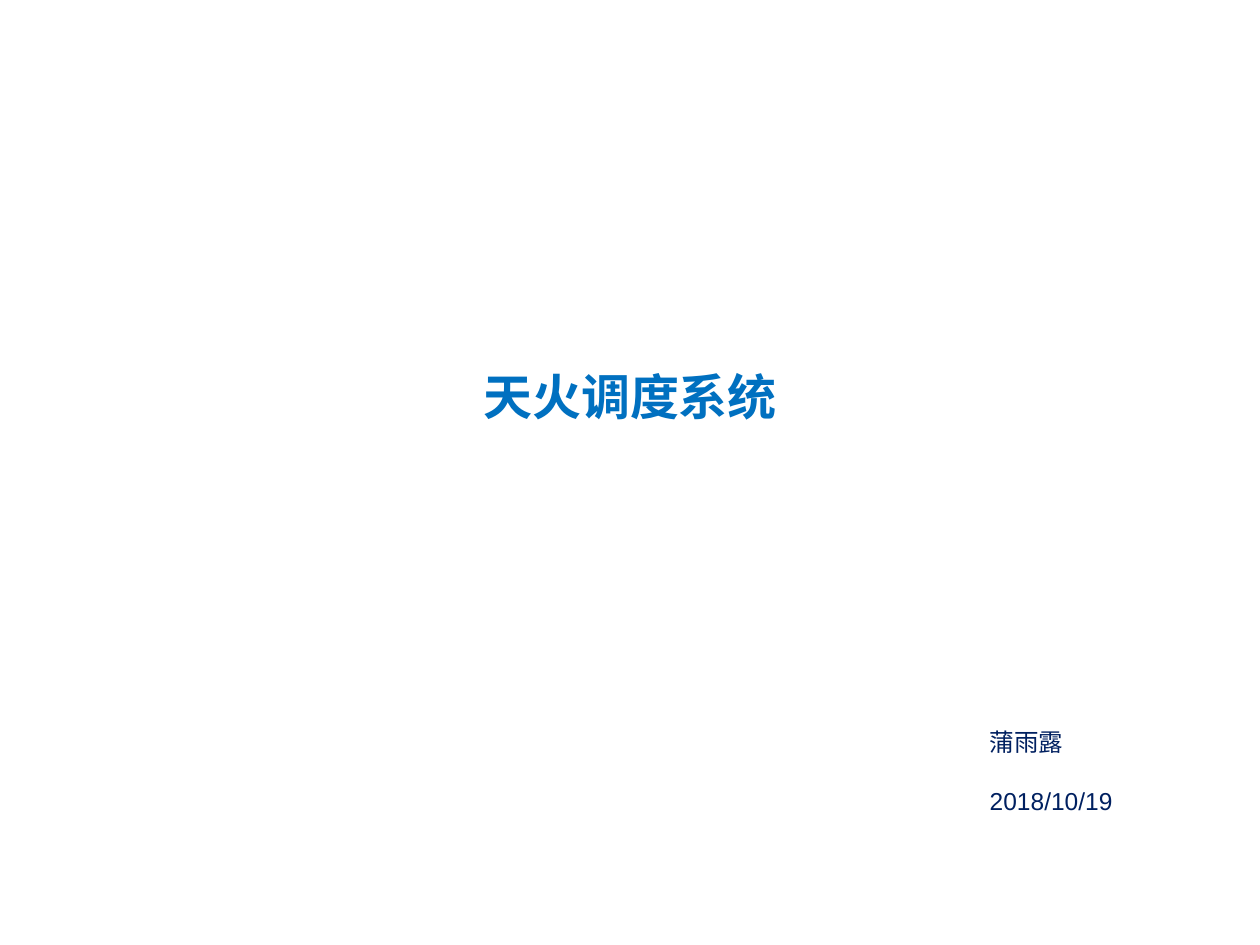
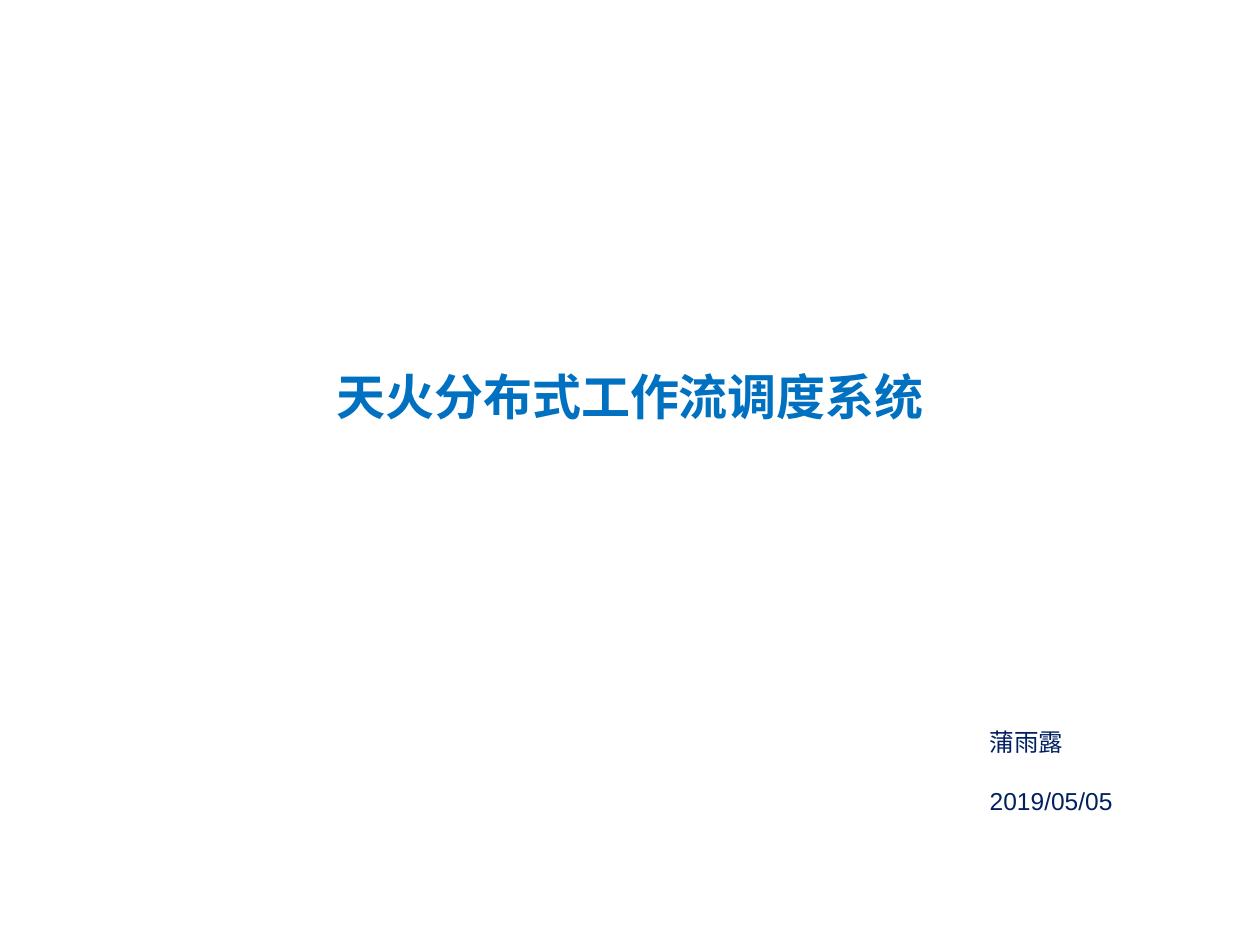
Before and after one commit to ylpu/distribute-scheduler, a slide deck: slide 1 of files/dis-scheduler.ppt. Drawn at 1260x945 pixels with LibreOffice and Linux fonts; fonts in the diff are those of the drawing. Boxes give left, top, right and bottom in pixels: in the first picture for what was removed or moved away, otherwise in the second. Text is boxed around its words. In the diff, an @@ line names an element or a change of style, - is before the commit and + after.

```diff
--- a/files/dis-scheduler.ppt
+++ b/files/dis-scheduler.ppt
@@ title at (x1=336, y1=373, x2=923, y2=420): text changed @@
-天火调度系统
+天火分布式工作流调度系统
@@ text at (x1=990, y1=792, x2=1113, y2=811): text changed @@
-2018/10/19
+2019/05/05
```
Also in this commit, not shown: 4 other slides changed, 49 other files.
